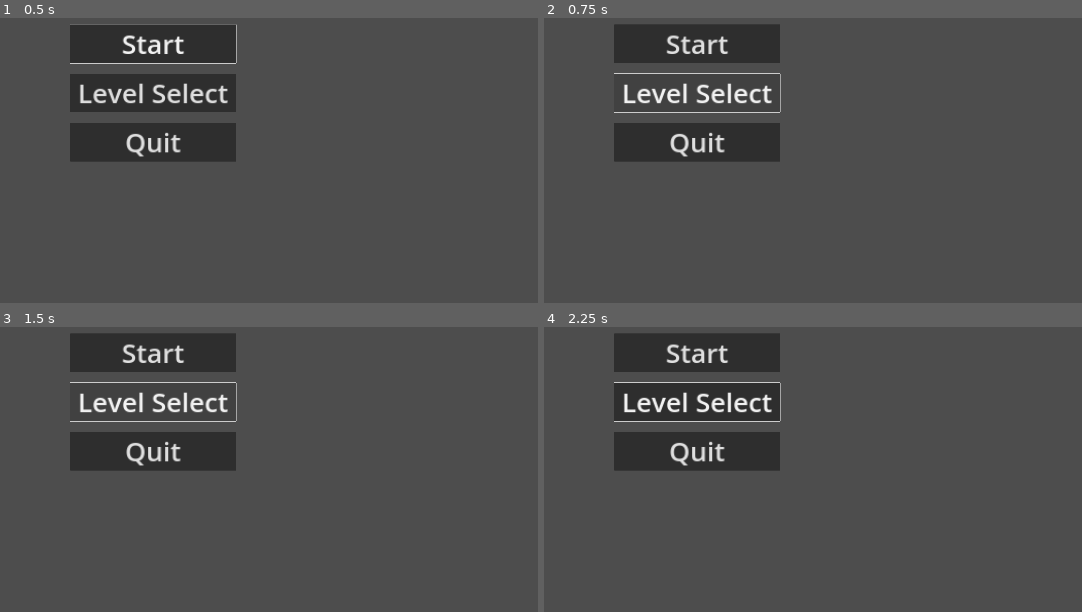
Above: before the commit, frames 1-4 (two rows, left to right).
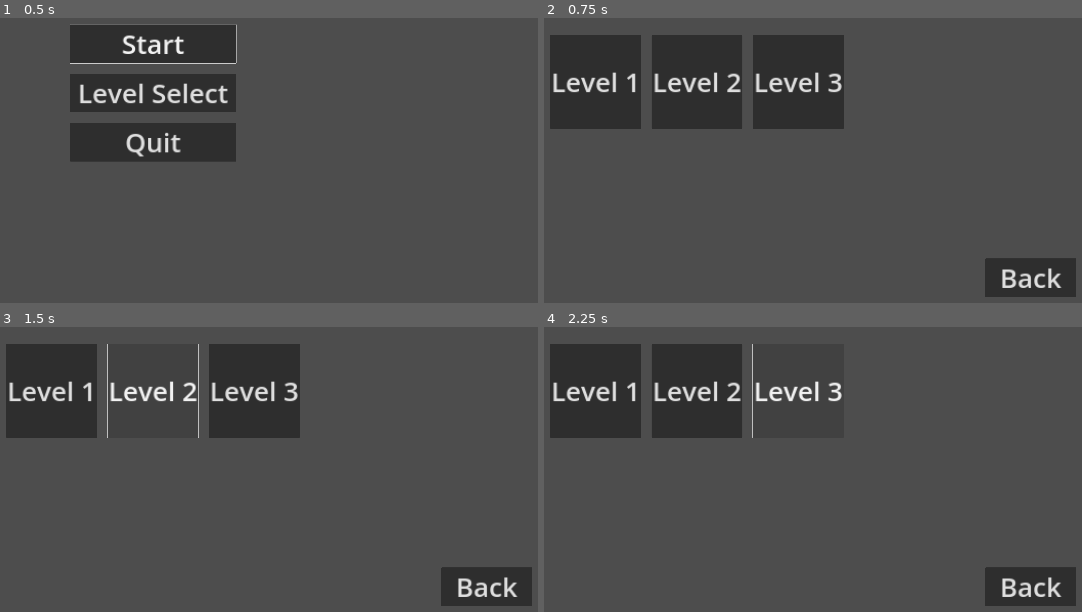
Above: after the commit, the same moments.

Repository: Afterglow375/godot_jam_03
Game: Godot game, scene res://scenes/ui/menu.tscn
Same seed, same stepped clock (60 frames per second), same inputs: the game is played once before the commit and once after it.
Inputs (mouse positions are in pixels of both pictures, inside the frame that each line leads up to):
- Up to frame 1 (0.5 s): no input
- Up to frame 2 (0.75 s): click "Level Select" at 0.5 s
- Up to frame 3 (1.5 s): click (150, 389) at 1.25 s, where only the run after the commit has a clickable "Level 2"
- Up to frame 4 (2.25 s): click (796, 389) at 2 s, where only the run after the commit has a clickable "Level 3"

Frame 1 is identical in both runs. In frame 2, 19% of the frame differs, in the area x 1-99%, y 2-98%; in frame 3, 17%; in frame 4, 15%.

Commit message:
add level select screen

Diff:
--- /dev/null
+++ b/scenes/ui/level_select.tscn
@@ -0,0 +1,63 @@
+[gd_scene load_steps=2 format=3 uid="uid://b251hcqjflmm1"]
+
+[ext_resource type="Script" path="res://scripts/ui/level_select.gd" id="1_v2cip"]
+
+[node name="LevelSelect" type="Control"]
+layout_mode = 3
+anchors_preset = 15
+anchor_right = 1.0
+anchor_bottom = 1.0
+grow_horizontal = 2
+grow_vertical = 2
+script = ExtResource("1_v2cip")
+
+[node name="GridContainer" type="GridContainer" parent="."]
+layout_mode = 1
+anchors_preset = 8
+anchor_left = 0.5
+anchor_top = 0.5
+anchor_right = 0.5
+anchor_bottom = 0.5
+offset_left = -704.0
+offset_top = -278.5
+offset_right = 704.0
+offset_bottom = 171.5
+grow_horizontal = 2
+grow_vertical = 2
+theme_override_constants/h_separation = 50
+theme_override_constants/v_separation = 50
+columns = 3
+
+[node name="LevelButton1" type="Button" parent="GridContainer"]
+layout_mode = 2
+size_flags_vertical = 3
+theme_override_font_sizes/font_size = 128
+text = "Level 1"
+
+[node name="LevelButton2" type="Button" parent="GridContainer"]
+layout_mode = 2
+theme_override_font_sizes/font_size = 128
+text = "Level 2"
+
+[node name="LevelButton3" type="Button" parent="GridContainer"]
+layout_mode = 2
+theme_override_font_sizes/font_size = 128
+text = "Level 3"
+
+[node name="BackButton" type="Button" parent="."]
+layout_mode = 1
+anchors_preset = 3
+anchor_left = 1.0
+anchor_top = 1.0
+anchor_right = 1.0
+anchor_bottom = 1.0
+offset_left = -536.0
+offset_top = -283.0
+offset_right = -100.0
+offset_bottom = -100.0
+grow_horizontal = 0
+grow_vertical = 0
+theme_override_font_sizes/font_size = 128
+text = "Back"
+
+[connection signal="pressed" from="BackButton" to="." method="_on_back_button_pressed"]
--- a/scenes/ui/menu.tscn
+++ b/scenes/ui/menu.tscn
@@ -9,6 +9,7 @@
 anchor_bottom = 1.0
 grow_horizontal = 2
 grow_vertical = 2
+pivot_offset = Vector2(1813, 1697)
 script = ExtResource("1_mnkc6")
 
 [node name="VBoxContainer" type="VBoxContainer" parent="."]
--- /dev/null
+++ b/scripts/ui/level_select.gd
@@ -0,0 +1,18 @@
+extends Control
+
+const levels = [
+	# none yet xD
+]
+
+func _ready():
+	var buttons = $GridContainer.get_children()
+
+	for i in range(min(buttons.size(), levels.size())):
+		buttons[i].connect("pressed", Callable(self, "_on_level_selected").bind(i))
+
+# Function to load the selected level
+func _on_level_selected(level_index):
+	get_tree().change_scene_to_file(levels[level_index])
+
+func _on_back_button_pressed() -> void:
+	get_tree().change_scene_to_file("res://scenes/ui/menu.tscn")
--- a/scripts/ui/menu.gd
+++ b/scripts/ui/menu.gd
@@ -9,7 +9,7 @@
 
 
 func _on_level_select_button_pressed() -> void:
-	pass # Replace with function body.
+	get_tree().change_scene_to_file("res://scenes/ui/level_select.tscn")
 
 
 func _on_quit_button_pressed() -> void:
